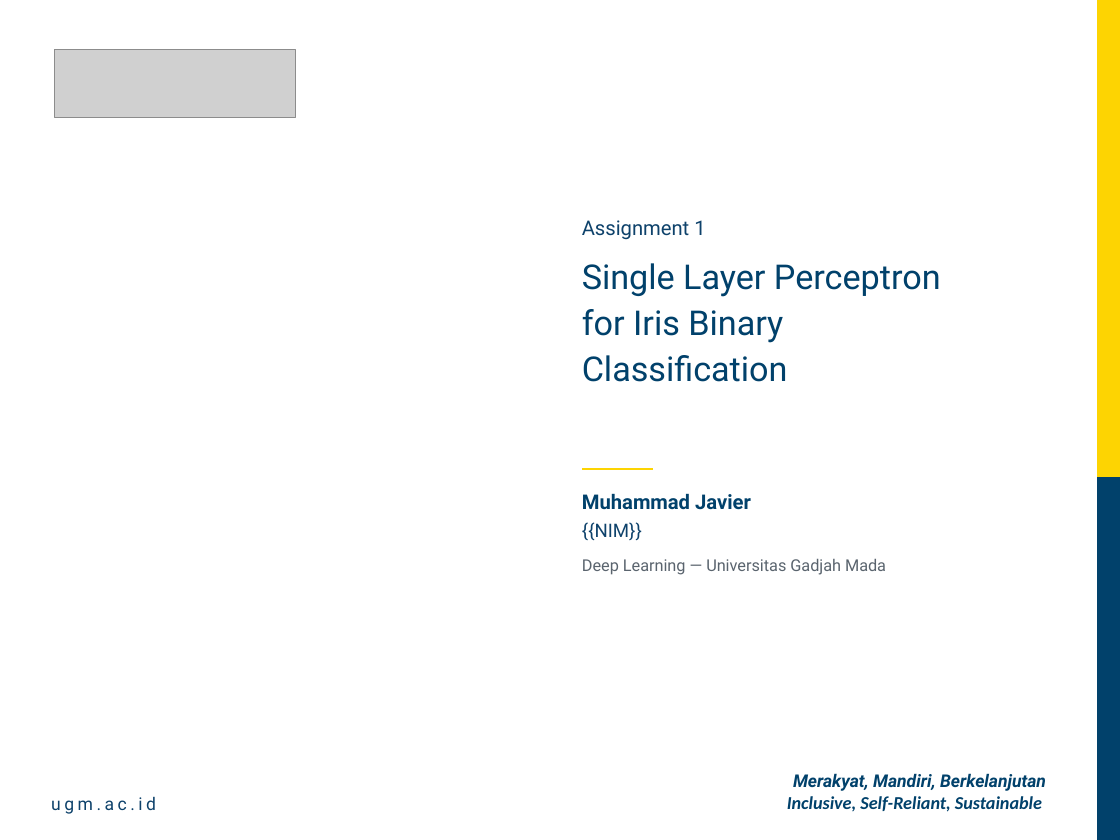
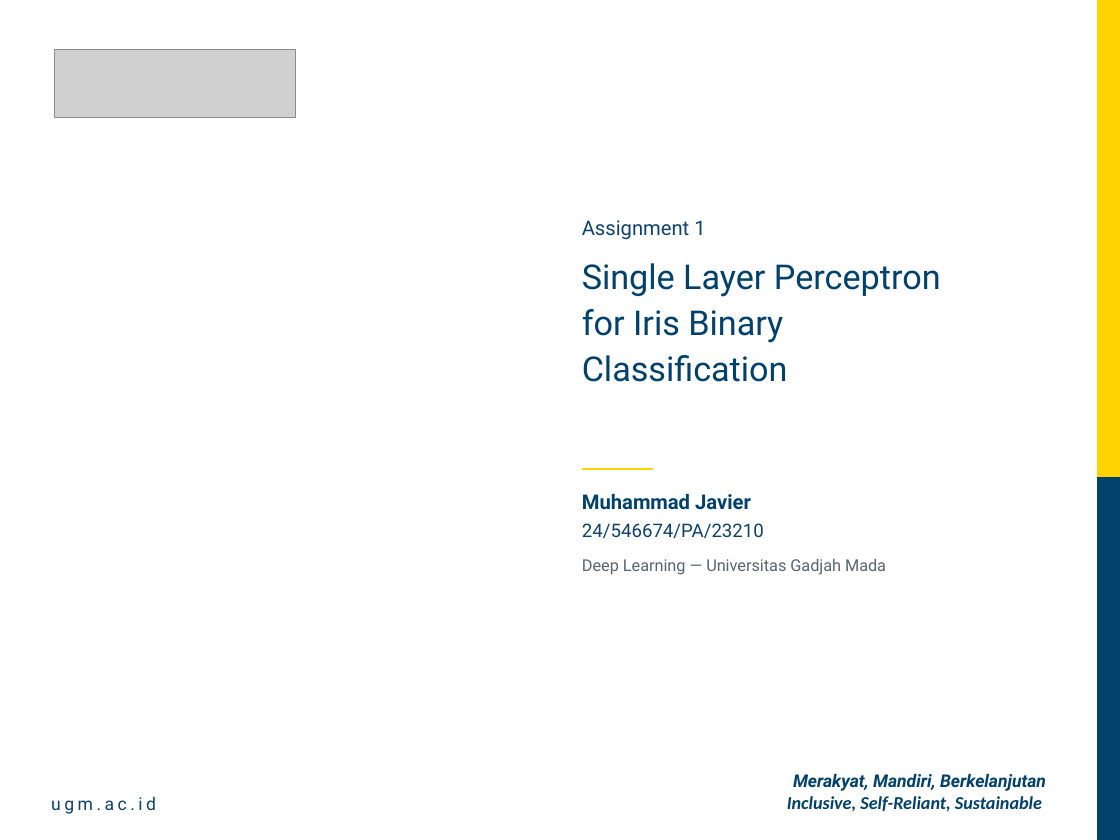
Before and after one commit to muhajav/SLP-Deep-Learning, a slide deck: slide 1 of Assignment 1 - SLP - Muhammad Javier.pptx. Drawn at 1120x840 pixels with LibreOffice and Linux fonts; fonts in the diff are those of the drawing; grey boxes stand for pictures; background and template pictures are left out. Boxes give left, top, right and bottom in pixels: in the first picture for what was removed or moved away, otherwise in the second. Text is boxed around its words. In the diff, an @@ line names an element or a change of style, - is before the commit and + after.

```diff
--- a/Assignment 1 - SLP - Muhammad Javier.pptx
+++ b/Assignment 1 - SLP - Muhammad Javier.pptx
@@ text at [582,523,764,538]: text changed @@
-{{NIM}}
+24/546674/PA/23210
```
Also in this commit, not shown: 1 other slide changed.
